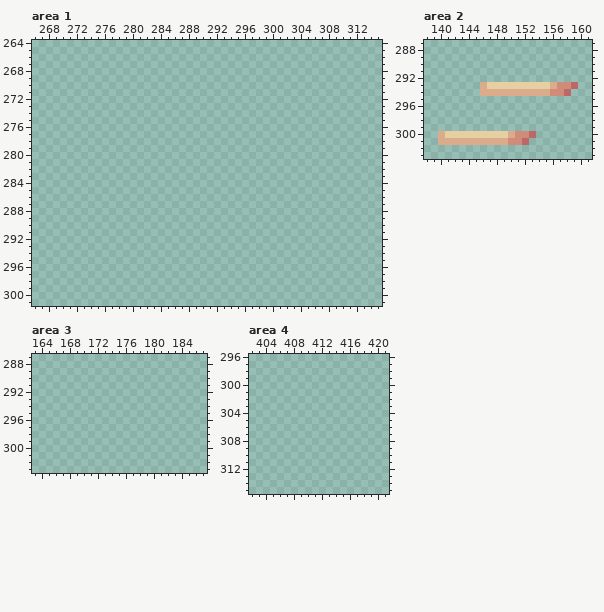
Edited in one commit: pixel-art file (assets/gfx/world/World Tileset.aseprite). Above, as it was before the edit.
640x360 pixels, 1 frame. Colours within 5 levels of each other are drawn and written as one. Shown: area 1: x 266..315, y 264..301; area 2: x 138..161, y 287..303; area 3: x 163..187, y 287..303; area 4: x 402..421, y 296..315. The commit also changed other parts of the picture, which this record leaves out.
New version:
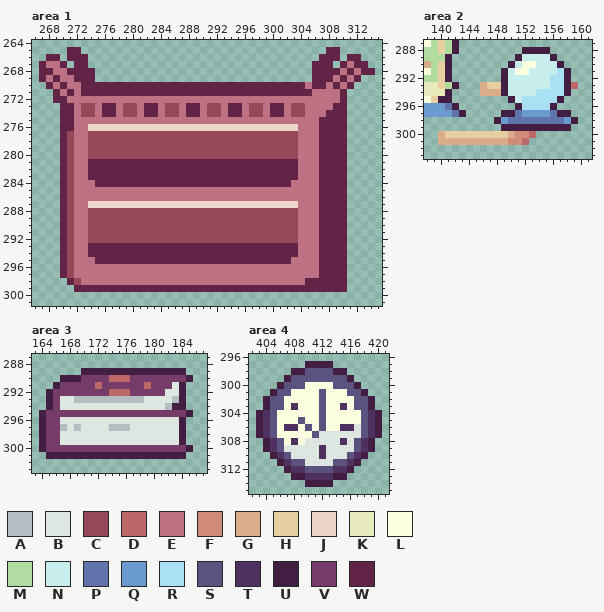
Palette (. is transparent): A #b4bec2  B #dde6e0  C #96485b  D #bd6868  E #bd7182  F #d18b79  G #dbac8c  H #e6cfa1  J #edd5ca  K #e7ebbc  L #faffe0  M #b2dba0  N #c8eded  P #6074ab  Q #6b9acf  R #aae0f3  S #5b5280  T #4e3161  U #421e42  V #753c6a  W #612447
Edits made:
layer "Group 1/clock" added
layer "Group 1/TIBETAN SHELF" added
layer "Group 1/cristal ball" added
layer "Group 1/big books" added
layer "Group 1/cristal enchanted" added
Changed rows in their new state; - is an unchanged pixel.
Area 1, layer "Group 1/TIBETAN SHELF":
first column x 267:
265 ----WW-----------------------------------WW-----
266 -WW-WWW---------------------------------WWW-WW--
267 WEEW-WW--------------------------------WWW-WEWW-
268 WWEEWWWW-------------------------------WWWWEWEWW
269 WEWEEWWW-------------------------------WWWEWEW--
270 -WEWEEWWWWWWWWWWWWWWWWWWWWWWWWWWWWWWWWEWWEWEW---
271 --WEWEWWWWWWWWWWWWWWWWWWWWWWWWWWWWWWWWWEEEEW----
272 --WWEEEEEEEEEEEEEEEEEEEEEEEEEEEEEEEEEEEEEEEW----
273 ---WWECCEWWECCEWWECCEWWECCEWWECCEWWECCEEEEWW----
274 ---WWECCEWWECCEWWECCEWWECCEWWECCEWWECCEEEWWW----
275 ---WWEEEEEEEEEEEEEEEEEEEEEEEEEEEEEEEEEEEWWWW----
276 ---WWEEJJJJJJJJJJJJJJJJJJJJJJJJJJJJJJEEEWWWW----
277 ---WCEECCCCCCCCCCCCCCCCCCCCCCCCCCCCCCEEEWWWW----
278 ---WCEECCCCCCCCCCCCCCCCCCCCCCCCCCCCCCEEEWWWW----
279 ---WCEECCCCCCCCCCCCCCCCCCCCCCCCCCCCCCEEEWWWW----
280 ---WCEECCCCCCCCCCCCCCCCCCCCCCCCCCCCCCEEEWWWW----
281 ---WCEEWWWWWWWWWWWWWWWWWWWWWWWWWWWWWWEEEWWWW----
282 ---WCEEWWWWWWWWWWWWWWWWWWWWWWWWWWWWWWEEEWWWW----
283 ---WCEEWWWWWWWWWWWWWWWWWWWWWWWWWWWWWWEEEWWWW----
284 ---WCEEEWWWWWWWWWWWWWWWWWWWWWWWWWWWWEEEEWWWW----
285 ---WCEEEEEEEEEEEEEEEEEEEEEEEEEEEEEEEEEEEWWWW----
286 ---WCEEEEEEEEEEEEEEEEEEEEEEEEEEEEEEEEEEEWWWW----
287 ---WCEEJJJJJJJJJJJJJJJJJJJJJJJJJJJJJJEEEWWWW----
288 ---WCEECCCCCCCCCCCCCCCCCCCCCCCCCCCCCCEEEWWWW----
289 ---WCEECCCCCCCCCCCCCCCCCCCCCCCCCCCCCCEEEWWWW----
290 ---WCEECCCCCCCCCCCCCCCCCCCCCCCCCCCCCCEEEWWWW----
291 ---WCEECCCCCCCCCCCCCCCCCCCCCCCCCCCCCCEEEWWWW----
292 ---WCEECCCCCCCCCCCCCCCCCCCCCCCCCCCCCCEEEWWWW----
293 ---WCEEWWWWWWWWWWWWWWWWWWWWWWWWWWWWWWEEEWWWW----
294 ---WCEEWWWWWWWWWWWWWWWWWWWWWWWWWWWWWWEEEWWWW----
295 ---WCEEEWWWWWWWWWWWWWWWWWWWWWWWWWWWWEEEEWWWW----
296 ---WCEEEEEEEEEEEEEEEEEEEEEEEEEEEEEEEEEEEWWWW----
297 ---WCEEEEEEEEEEEEEEEEEEEEEEEEEEEEEEEEEEEWWWW----
298 ----WCEEEEEEEEEEEEEEEEEEEEEEEEEEEEEEEEWWWWWW----
299 -----WWWWWWWWWWWWWWWWWWWWWWWWWWWWWWWWWWWWWWW----
Area 2, layers "Group 1/cristal enchanted", "Group 1/cristal ball":
first column x 138:
287 LMHMU-----------------
288 MMHMU---------UUUU----
289 MMMU---------UNNNNU---
290 GMHU--------UNLLNNNU--
291 LMHU-------UNLLNNNNRU-
292 MMHU-------UNNNNNNRRU-
293 KKHMU------UNNNNNNRRU-
294 KKKU-------UNNNNRRRRU-
295 LHUU--------UNRRRRRU--
296 QQQPU--------URRRRU---
297 QQQQPU-----UUPQQQQPUU-
298 ----------UQPPPPPPPPQU
299 -----------UUUUUUUUUU-
Area 3, layer "Group 1/big books":
first column x 164:
289 ------UUUUUUUUUUUUUUU-
290 ---UUUVVVVDDDVVVVVVVVU
291 --UVVVVVDVVVVVVDVVVBU-
292 -UVVVVVVVVDDDVVVVVBBU-
293 -UVBBAAAAAAAAAABBBBAU-
294 -UVBBBBBBBBBBBBBBBAUU-
295 UVVVVVVVVVVVVVVVVVVVVU
296 UVVBBBBBBBBBBBBBBBBBU-
297 UVVABABBBBAAABBBBBBBU-
298 UVVBBBBBBBBBBBBBBBBBU-
299 UVVBBBBBBBBBBBBBBBBBU-
300 UVVVVVVVVVVVVVVVVVVVVU
301 -UUUUUUUUUUUUUUUUUUUU-
Area 4, layer "Group 1/clock":
first column x 403:
297 -------UUUU-------
298 -----UUSSSSUU-----
299 ----USSSSSSSSU----
300 ---USSSLLLLSSSU---
301 --USSLLLLSLLLSSU--
302 -USSLLLLLSLLLLSSU-
303 -USSLTLLLSLLTLSSU-
304 UTSLLLLLLSLLLLLSTU
305 UTSLLLSLLSLLLLLSTU
306 UTSLTTLSLSLLTTBSTU
307 UTSLLLLLSBBBBBBSTU
308 -UTSLTLBBBBBTBSTU-
309 -UTSBBBBBTBBBBSTU-
310 --UTSBBBBTBBBSTU--
311 ---UTSSBBBBSSTU---
312 ----UTTSSSSTTU----
313 -----UUTTTTUU-----
314 -------UUUU-------
